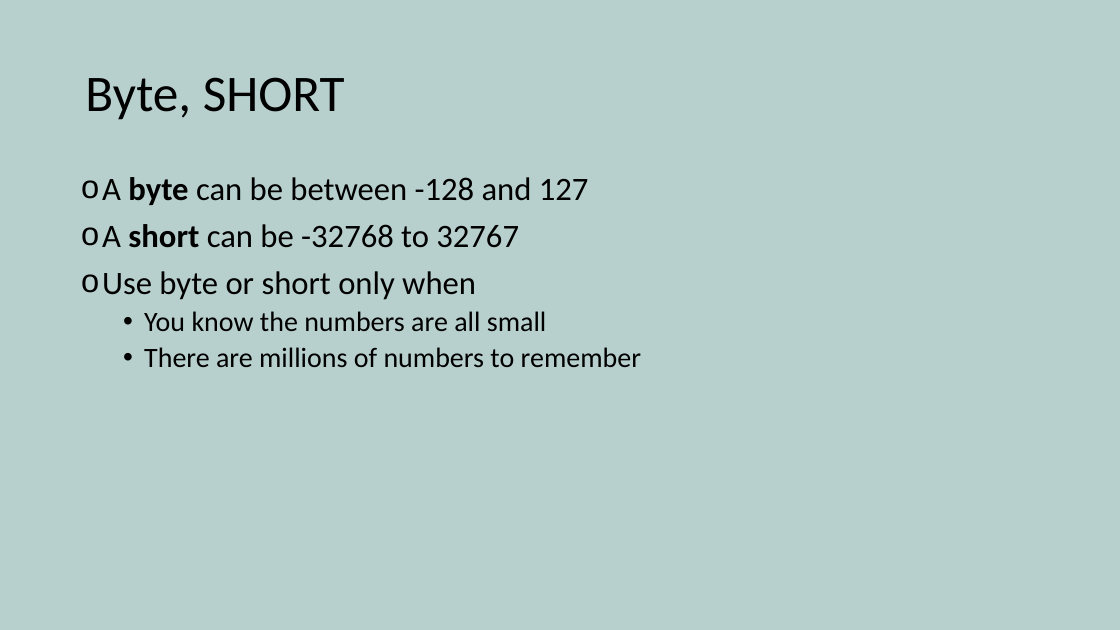
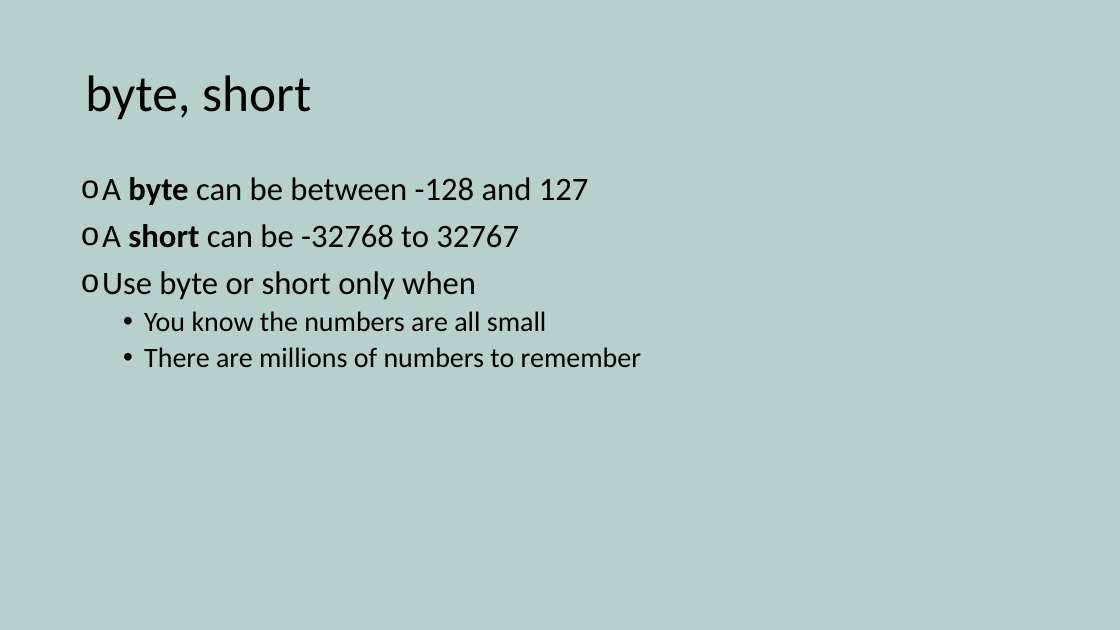
Before and after one commit to yetanothermasterylearning/Core-Java, a slide deck: slide 7 of 03. Programming Basics/Presentation/Data types and Operators.pptx (slide 5 before the commit). Drawn at 1120x630 pixels with LibreOffice and Linux fonts; fonts in the diff are those of the drawing. Boxes give left, top, right and bottom in pixels: in the first picture for what was removed or moved away, otherwise in the second. Text is boxed around its words. In the diff, an @@ line names an element or a change of style, - is before the commit and + after.

```diff
--- a/03. Programming Basics/Presentation/Data types and Operators.pptx
+++ b/03. Programming Basics/Presentation/Data types and Operators.pptx
@@ title at bbox=[85, 75, 311, 120]: text changed @@
-Byte, SHORT
+byte, short
```
Also in this commit, not shown: 7 other slides changed, 2 slides removed, 4 other files.
